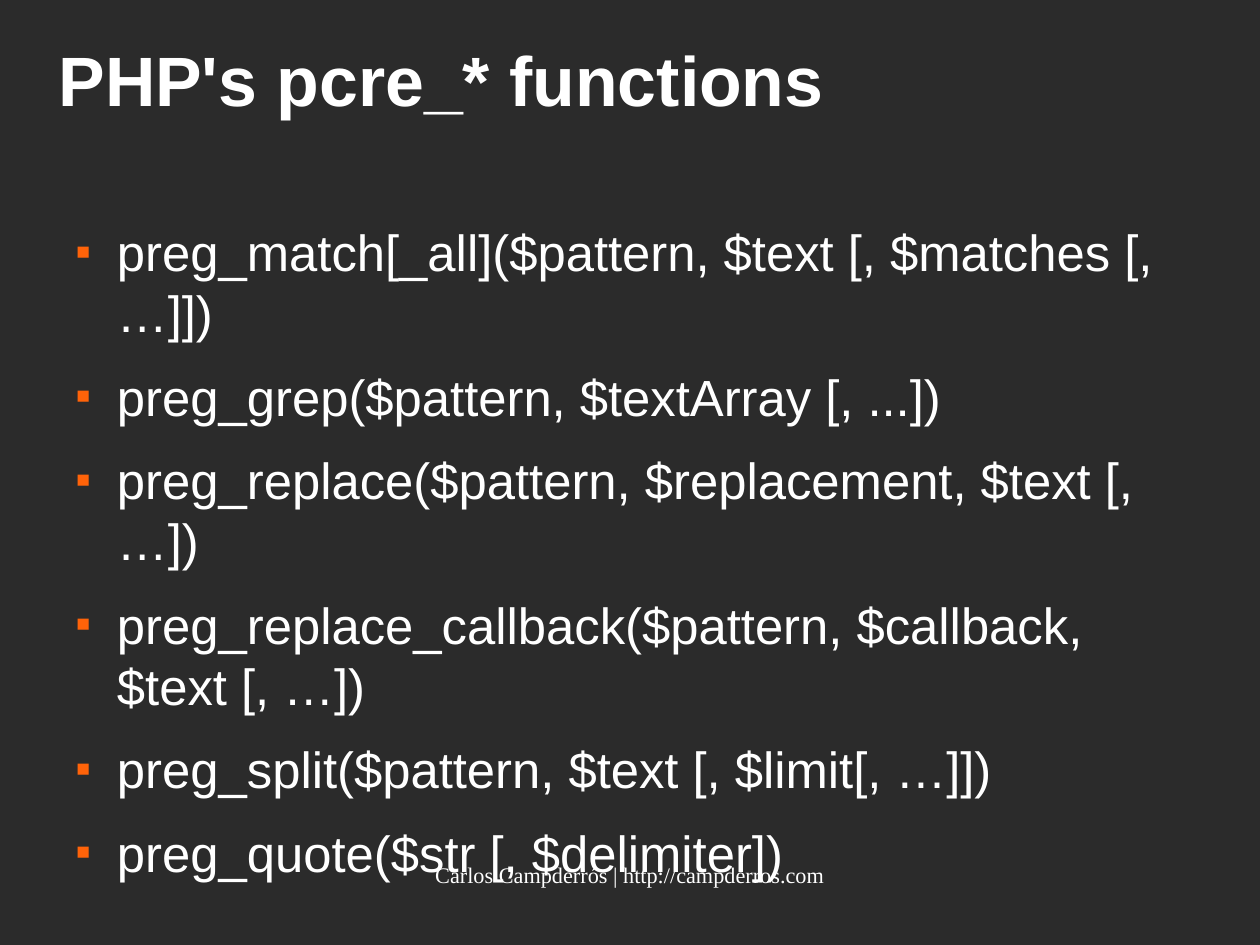
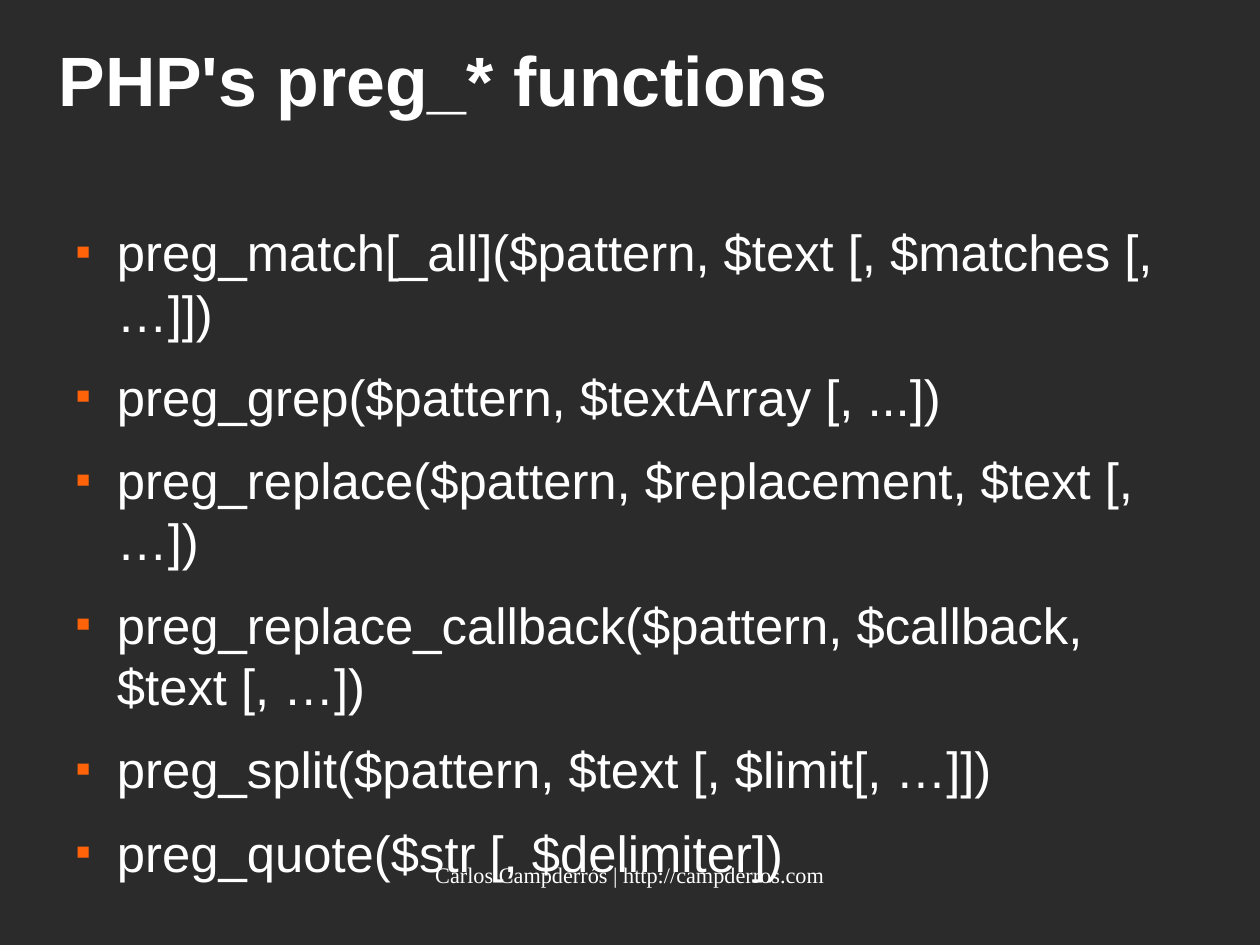
Before and after one commit to kampde/phpRegexTest, a slide deck: slide 30 of regular_expressions.odp. Drawn at 1260x945 pixels with LibreOffice and Linux fonts; fonts in the diff are those of the drawing; background and template pictures are left out; a plain dark background stands for a picture behind light text. Boxes give left, top, right and bottom in pixels: in the first picture for what was removed or moved away, otherwise in the second. Text is boxed around its words. In the diff, an @@ line names an element or a change of style, - is before the commit and + after.

Commit message:
modifications to the slides

```diff
--- a/regular_expressions.odp
+++ b/regular_expressions.odp
@@ title at (x1=59, y1=55, x2=827, y2=120): text changed @@
-PHP's pcre_* functions
+PHP's preg_* functions
```
